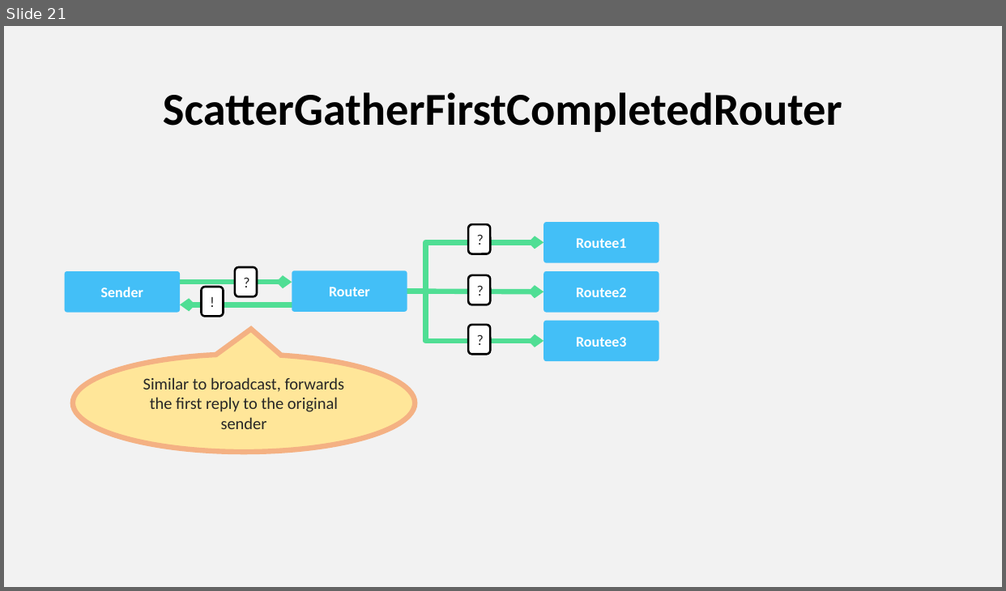
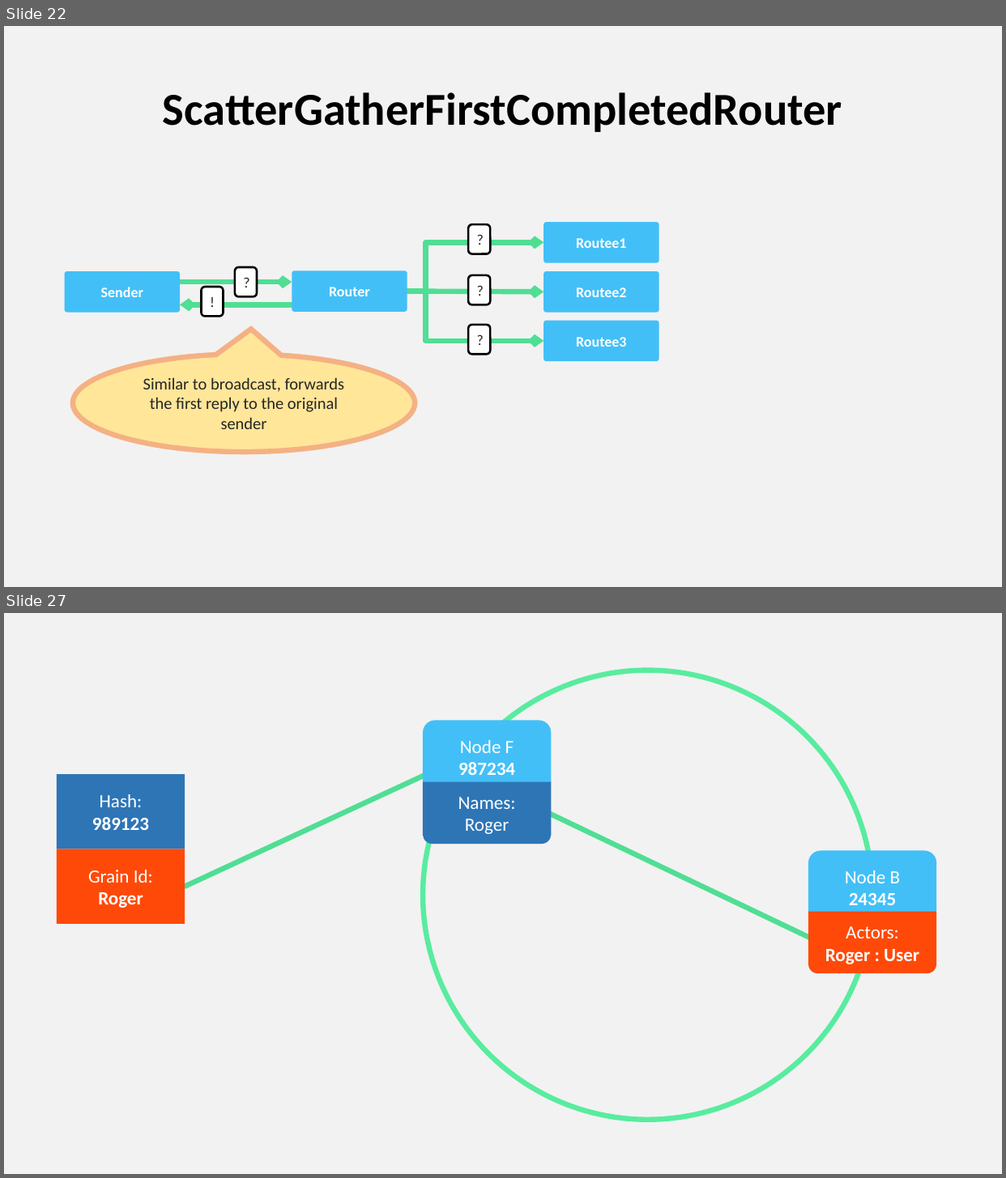
Before and after one commit to asynkron/website, a slide deck: media/logo.pptx. Shown one above the other, each under a label of ours: slide 21 before the commit, slides 22 and 27 after it; the slides between them are not shown. The pictures are 1006x591 and 1006x1178 pixels, drawn with LibreOffice and Linux fonts; fonts in the diff are those of the drawing. Boxes give left, top, right and bottom in pixels: in the first picture for what was removed or moved away, otherwise in the second. Text is boxed around its words. In the diff, an @@ line names an element or a change of style, - is before the commit and + after.

```diff
--- a/media/logo.pptx
+++ b/media/logo.pptx
@@ slide 27 added at bbox=[4, 613, 1002, 1174], background #F2F2F2 @@
@@ ellipse added at bbox=[424, 670, 873, 1120], outline #58EC9F 5 pt @@
@@ rounded rectangle added at bbox=[424, 720, 552, 794], fill #43BFF7, 18 pt, text #FFFFFF, bold @@
+Node F
+987234
@@ rectangle added at bbox=[57, 774, 185, 849], fill #2E75B6, 18 pt, text #FFFFFF, bold @@
+Hash:
+989123
@@ line added from (185, 886) to (427, 774), #50DE94 5 pt @@
@@ freeform shape added at bbox=[424, 782, 552, 845], fill #2E75B6, 18 pt, text #FFFFFF @@
+Names:
+Roger
@@ line added from (535, 807) to (823, 944), #50DE94 5 pt @@
@@ rectangle added at bbox=[57, 849, 185, 924], fill #FF4909, 18 pt, text #FFFFFF @@
+Grain Id:
+Roger
@@ rounded rectangle added at bbox=[809, 851, 937, 924], fill #43BFF7, 18 pt, text #FFFFFF @@
+Node B
+24345
@@ freeform shape added at bbox=[809, 912, 937, 973], fill #FF4909, 18 pt, text #FFFFFF, bold @@
+Actors:
+Roger : User
@@ what was slide 21 is now slide 22 @@
```
Also in this commit, not shown: 14 other slides added.
